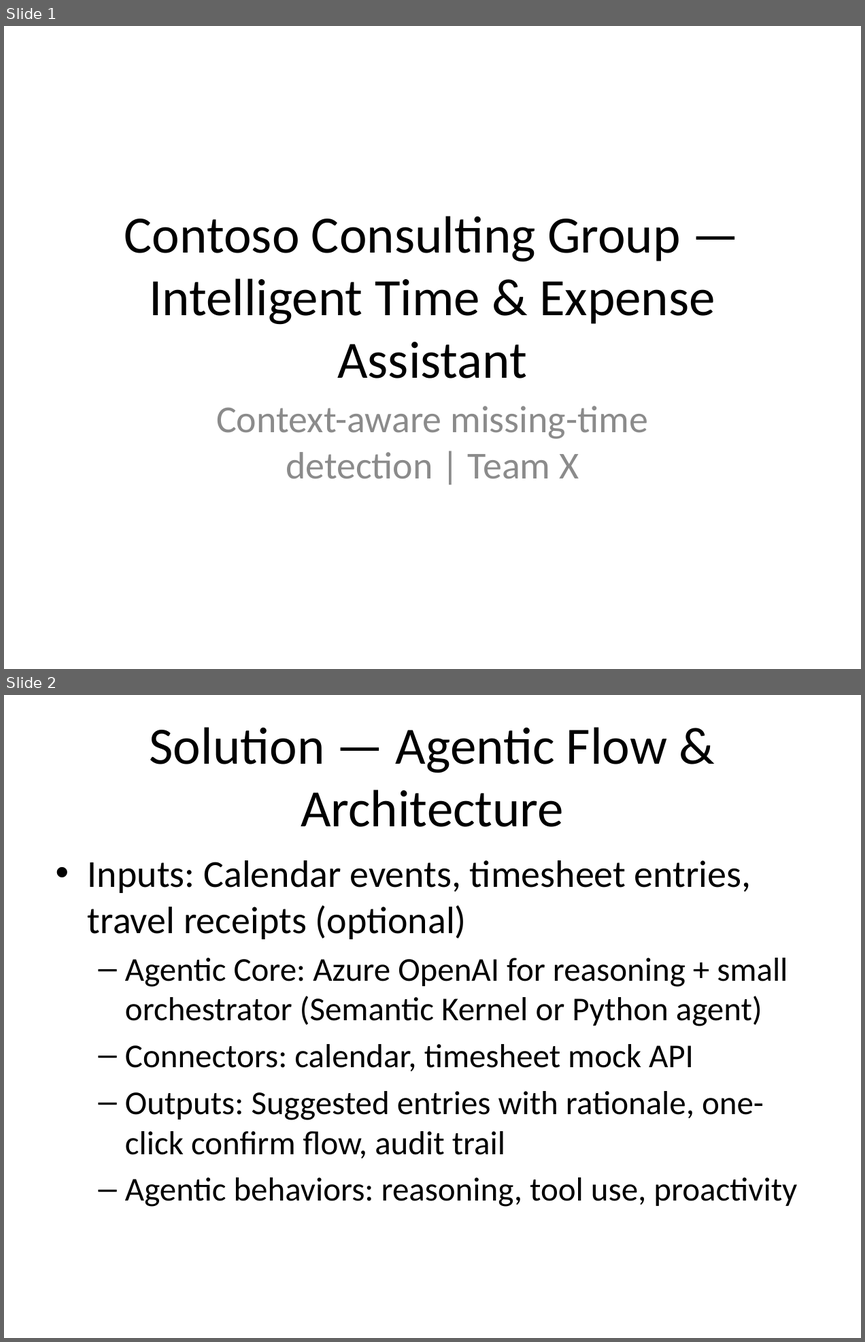
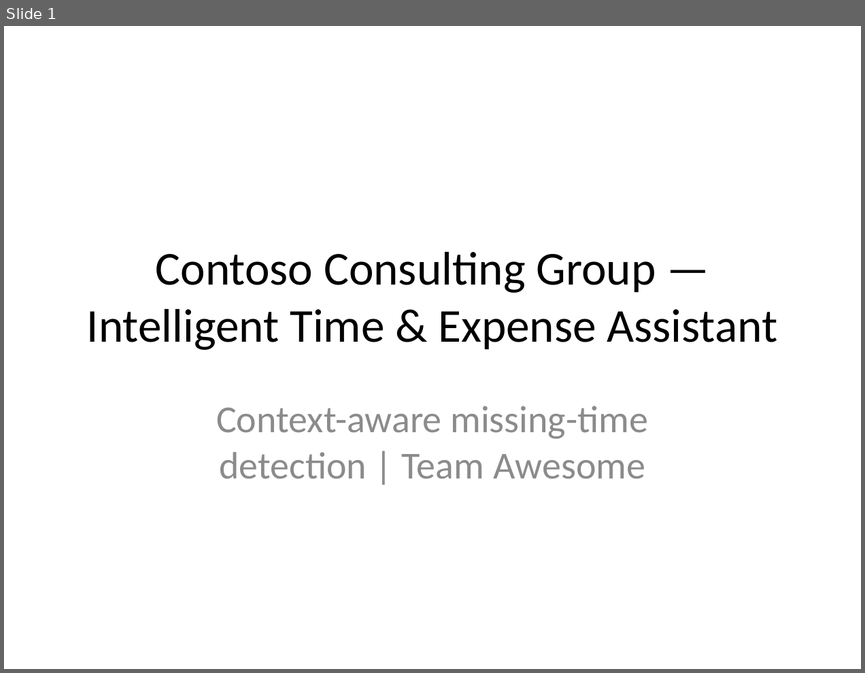
Before and after one commit to Arturo-Quiroga-MSFT/ttu-agentic-revolution-challenge, a slide deck: ccg-presentation/CCG_Readout.pptx. Shown one above the other, each under a label of ours: slides 1 and 2 before the commit, slide 1 after it. The pictures are 865x1342 and 865x673 pixels, drawn with LibreOffice and Linux fonts; fonts in the diff are those of the drawing. Boxes give left, top, right and bottom in pixels: in the first picture for what was removed or moved away, otherwise in the second. Text is boxed around its words. In the diff, an @@ line names an element or a change of style, - is before the commit and + after.

```diff
--- a/ccg-presentation/CCG_Readout.pptx
+++ b/ccg-presentation/CCG_Readout.pptx
@@ slide 2 removed at (x1=4, y1=695, x2=861, y2=1338), background #FFFFFF @@
@@ title removed at (x1=150, y1=727, x2=667, y2=827) @@
-Solution — Agentic Flow & Architecture
@@ text removed at (x1=88, y1=860, x2=797, y2=1206) @@
-• Inputs: Calendar events, timesheet entries, travel receipts (optional)
-  – Agentic Core: Azure OpenAI for reasoning + small orchestrator (Semantic Kernel or Python agent)
-  – Connectors: calendar, timesheet mock API
-  – Outputs: Suggested entries with rationale, one-click confirm flow, audit trail
-  – Agentic behaviors: reasoning, tool use, proactivity
@@ slide 1 changed as well @@
@@ title "Contoso Consulting Group — Intelligent ..." at (x1=87, y1=252, x2=777, y2=350): size 44 to 39.6 pt @@
@@ subtitle at (x1=216, y1=405, x2=648, y2=479): text changed @@
-Context-aware missing-time detection | Team X
+Context-aware missing-time detection | Team Awesome
```
Also in this commit, not shown: 3 slides added, 1 other slide removed, 4 other files.
